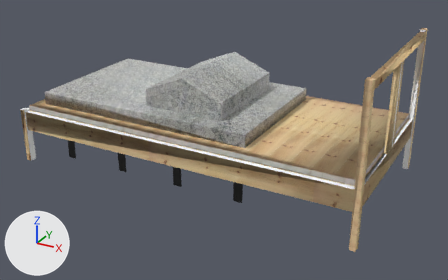
Two versions of the COLLADA model cob_gazebo_objects/Media/models/Bett_Fjellse_middlePillow.dae, one commit apart.
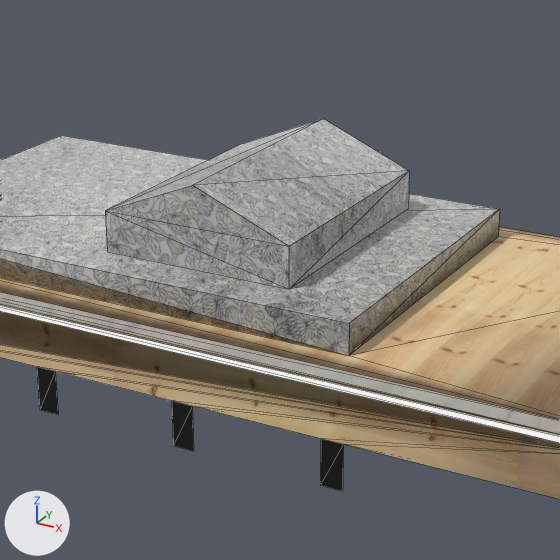
Each version appears first whole from a 50 mm camera at (0.0416, -0.0732, 0.0407) aimed at (0.0025, -0.002, 0.0051), and next in a close-up on the part from 23% to 74% of the width and 1% to 83% of the height. Every picture has the same lights, and +X, +Y and +Z are marked at lower left. The close-ups show mesh edges as thin lines. Vertices at the same position are counted once.

The older version as bpy lines, for what is in view:
```python
me_sketchup = bpy.data.meshes.new('SketchUp')
me_sketchup.from_pydata(...)  # 185 vertices, 404 faces; spans x -0.0252..0.0258, y -0.0132..0.0123, z 0.0003..0.0208
# faces by material slot: [20, 188, 158, 24, 14]
me_sketchup.materials.append(mat_black)  # black #000000
me_sketchup.materials.append(mat_material)  # white #ffffff
me_sketchup.materials.append(mat_bett_fjellse_holz)  # picture img_bett_fjellse_holz_jpg
me_sketchup.materials.append(mat_bettbezug)  # picture img_bettbezug_jpg
me_sketchup.materials.append(mat_img_2323_result)  # picture img_img_2323_result_jpg
ob_sketchup = bpy.data.objects.new('SketchUp', me_sketchup)
ob_sketchup.location = (0.0, 0.0, 0.0)
```
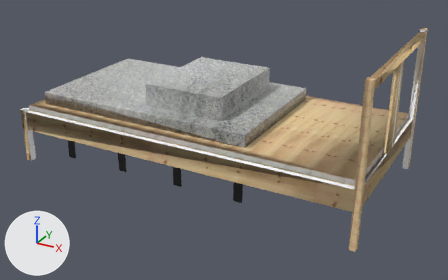
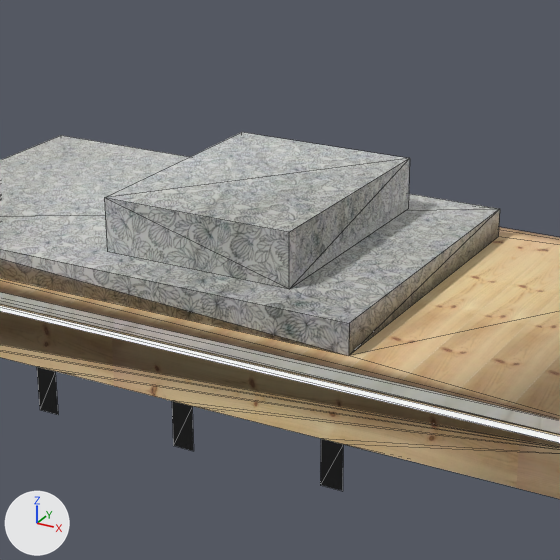
Pixel boxes [x1, y1, x2, y2] of what changed, in the close-ups (560 x 560 px; the box of a moved part takes in the faces that stretch with it):
'SketchUp', reshaped: before [0, 119, 560, 499]; after [0, 132, 560, 499]
part 1 of me_sketchup, moved or reshaped: before [105, 119, 409, 289]; after [104, 132, 410, 289]

The change, as a diff of the scene's bpy script:
```diff
--- a/cob_gazebo_objects/Media/models/Bett_Fjellse_middlePillow.dae.py
+++ b/cob_gazebo_objects/Media/models/Bett_Fjellse_middlePillow.dae.py
@@ me_sketchup @@
 # used by ob_sketchup; location = (0.0, 0.0, 0.0)
-me_sketchup.from_pydata(...)  # 185 vertices, 404 faces; spans x -0.0252..0.0258, y -0.0132..0.0123, z 0.0003..0.0208
+me_sketchup.from_pydata(...)  # 183 vertices, 400 faces; spans x -0.0252..0.0258, y -0.0132..0.0123, z 0.0003..0.0208
+# me_sketchup part 1
+# 6 vertices are removed from x -0.0065..0.0052, y -0.0079..0.0069, z 0.013..0.0154
+# 14 faces are deleted
+# 4 vertices are added at (0.0052, 0.0069, 0.0138), (0.0052, -0.0079, 0.0138), (-0.0065, -0.0079, 0.0138), (-0.0065, 0.0069, 0.0138)
+# 10 new faces join them, mat_bettbezug (picture img_bettbezug_jpg)
 me_sketchup.materials.append(mat_black)
```
